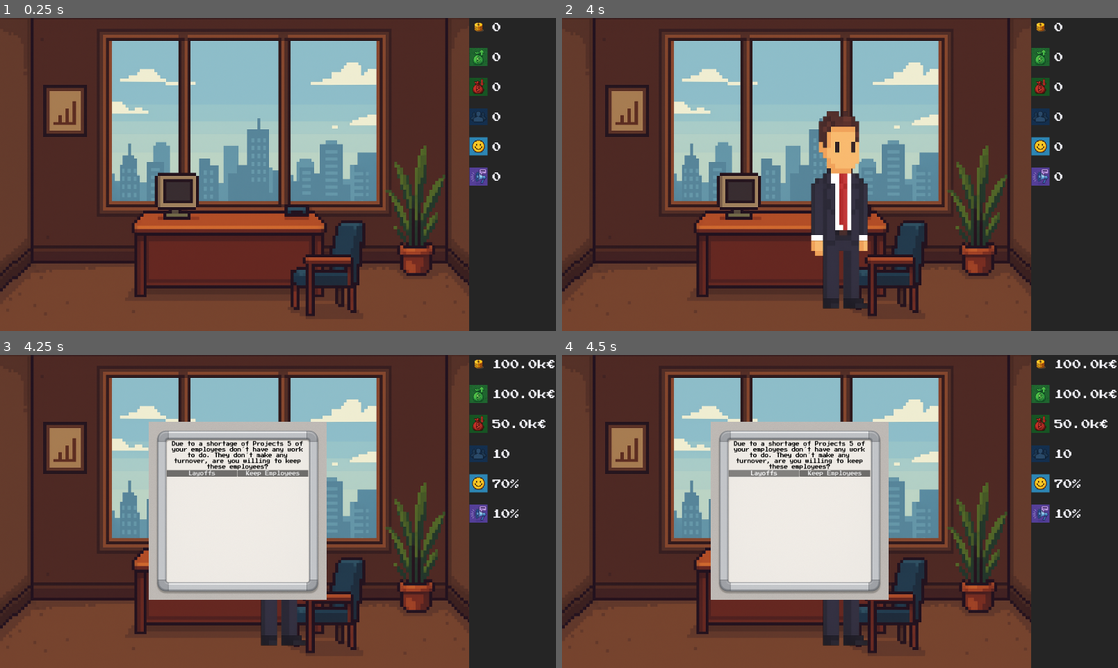
Above: before the commit, frames 1-4 (two rows, left to right).
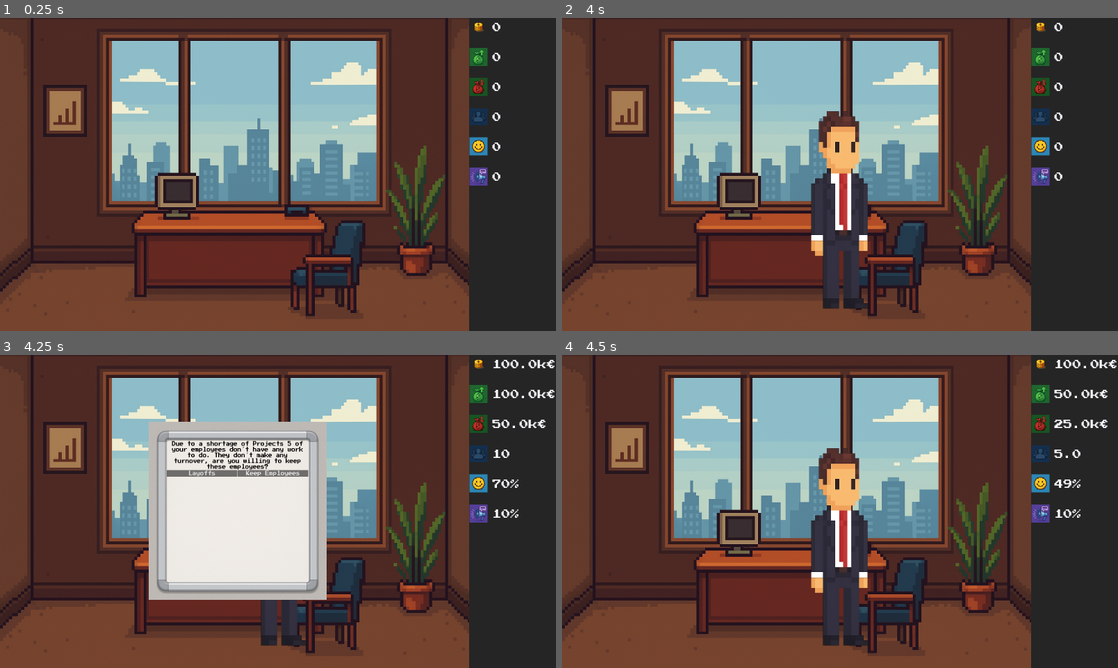
Above: after the commit, the same moments.

Repository: IU-Internationale-Hochschule-Augsburg/You-re-the-Boss-Now
Game: Godot game, scene res://main.tscn
Same seed, same stepped clock (60 frames per second), same inputs: the game is played once before the commit and once after it.
Inputs:
- Up to frame 1 (0.25 s): no input
- Up to frame 2 (4 s): tap Enter at 0.5 s
- Up to frame 3 (4.25 s): no input
- Up to frame 4 (4.5 s): click "Layoffs" at 4.25 s

Frames 1-3 are identical in both runs. In frame 4, 18% of the frame differs, in the area x 26-100%, y 11-79%.

Commit message:
added application of effects on choice

Diff:
--- a/Scripts/CompanyState.gd
+++ b/Scripts/CompanyState.gd
@@ -10,9 +10,9 @@
 
 func apply_effects(effects: Dictionary) -> void:
 	for key in effects.keys():
-		if self.has_method(key):
+		if self.get(key):
 			self.set(key, self.get(key) + effects[key])
-		clamp_metrics()
+	clamp_metrics()
 
 func clamp_metrics() -> void:
 	public_relations = clamp(public_relations, 0.0, 1.0)
--- a/Scripts/World.gd
+++ b/Scripts/World.gd
@@ -7,3 +7,21 @@
 	$HUD.visible = true
 	$TaskControl.openTask()
 	$TaskControl.visible = true
+
+func _on_button_a_pressed() -> void:
+	print("a pressed")
+	if $TaskControl.current_task.has("effects_a"):
+		CompanyState.apply_effects($TaskControl.current_task.get("effects_a"))
+		$HUD.update_company_state()
+	else:
+		push_error("Tasks data seems to be corrupt: effects_a missing for ", $TaskControl.current_task)
+	$TaskControl.visible = false
+
+func _on_button_b_pressed() -> void:
+	print("b pressed")
+	if $TaskControl.current_task.has("effects_b"):
+		CompanyState.apply_effects($TaskControl.current_task.get("effects_b"))
+		$HUD.update_company_state()
+	else:
+		push_error("Tasks data seems to be corrupt: effects_b missing for ", $TaskControl.current_task)
+	$TaskControl.visible = false
--- a/main.tscn
+++ b/main.tscn
@@ -183,3 +183,5 @@
 
 [connection signal="arrived_at_desk" from="Ceo" to="." method="_on_ceo_arrived_at_desk"]
 [connection signal="animation_finished" from="Ceo/PositionAnimationPlayer" to="Ceo" method="_on_position_animation_player_animation_finished"]
+[connection signal="pressed" from="TaskControl/VBoxContainer/HBoxContainer/AButton" to="." method="_on_button_a_pressed"]
+[connection signal="pressed" from="TaskControl/VBoxContainer/HBoxContainer/BButton" to="." method="_on_button_b_pressed"]
